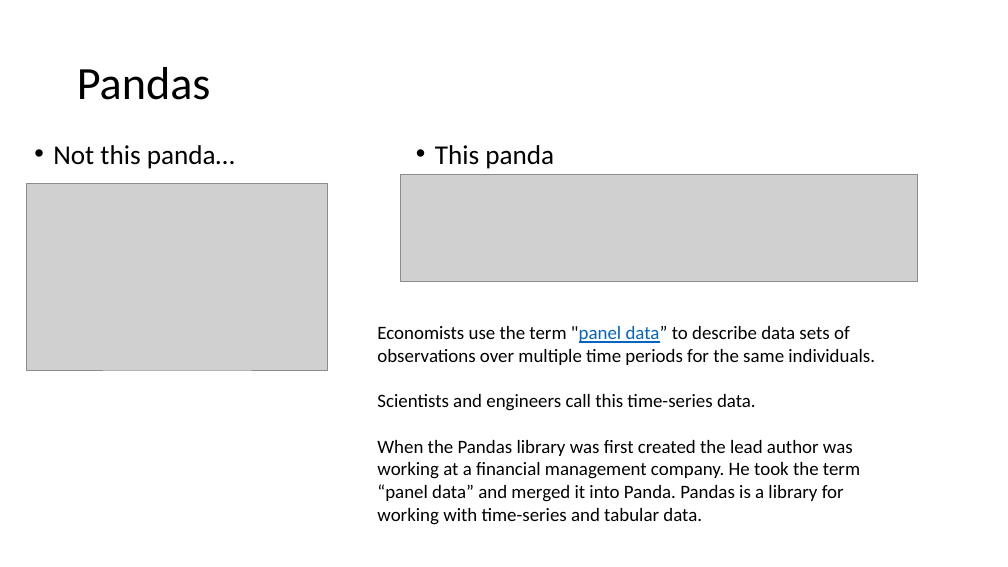
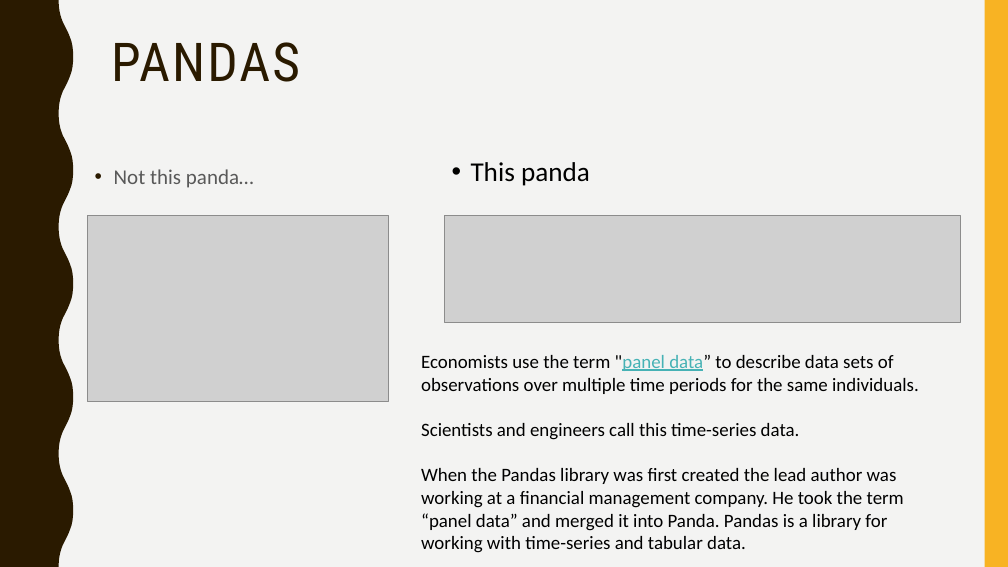
Before and after one commit to narock/scientific_computing_course, a slide deck: slide 6 of Scientific_Computing_02.pptx (slide 5 before the commit). Drawn at 1008x567 pixels with LibreOffice and Linux fonts; fonts in the diff are those of the drawing; grey boxes stand for pictures. Boxes give left, top, right and bottom in pixels: in the first picture for what was removed or moved away, otherwise in the second. Text is boxed around its words. In the diff, an @@ line names an element or a change of style, - is before the commit and + after.

```diff
--- a/Scientific_Computing_02.pptx
+++ b/Scientific_Computing_02.pptx
@@ background #FFFFFF to #F3F3F2 @@
@@ freeform shape added at (0, 0, 73, 567), fill #2A1A00 @@
@@ rectangle added at (985, 0, 1008, 567), fill #F8B323 @@
@@ title "PANDAS" at (111, 42, 300, 82): vertical alignment middle to top @@
@@ title at (111, 42, 300, 82): text changed; size 44 to 51 pt; font Calibri to Roboto Condensed; text colour #000000 to #2A1A00 @@
-Pandas
+PANDAS
@@ text "Not this panda…": place and size @@
-text "Not this panda…" at (53, 145, 235, 169)
+text "Not this panda…" at (114, 169, 254, 188)
@@ text "Not this panda…" at (114, 169, 254, 188): size 25.9 to 20 pt, text colour #000000 to #595959; line spacing 0.8 to 1.1; less space between paragraphs @@
@@ text "This panda": place and size @@
-text "This panda" at (435, 145, 554, 169)
+text "This panda" at (471, 162, 590, 186)
@@ picture: place and size @@
-picture at (27, 184, 328, 371)
+picture at (87, 216, 388, 402)
@@ picture: place and size @@
-picture at (401, 175, 917, 281)
+picture at (444, 216, 960, 322)
@@ text "Economists use the term "panel ...": place and size @@
-text "Economists use the term "panel ..." at (377, 326, 875, 525)
+text "Economists use the term "panel ..." at (421, 355, 919, 553)
@@ text at (421, 355, 919, 394): text colour #0563C1 to #46B2B5 in ""panel data”" @@
```
Also in this commit, not shown: 13 other slides changed, 1 slide added, 3 other files.
